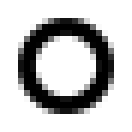
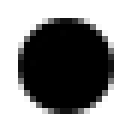
Two versions of the same layered image (132×132). Layer-by-layer changes:
added layer "Ellipse 2" above "Ellipse 1" over [30, 30, 102, 102]
